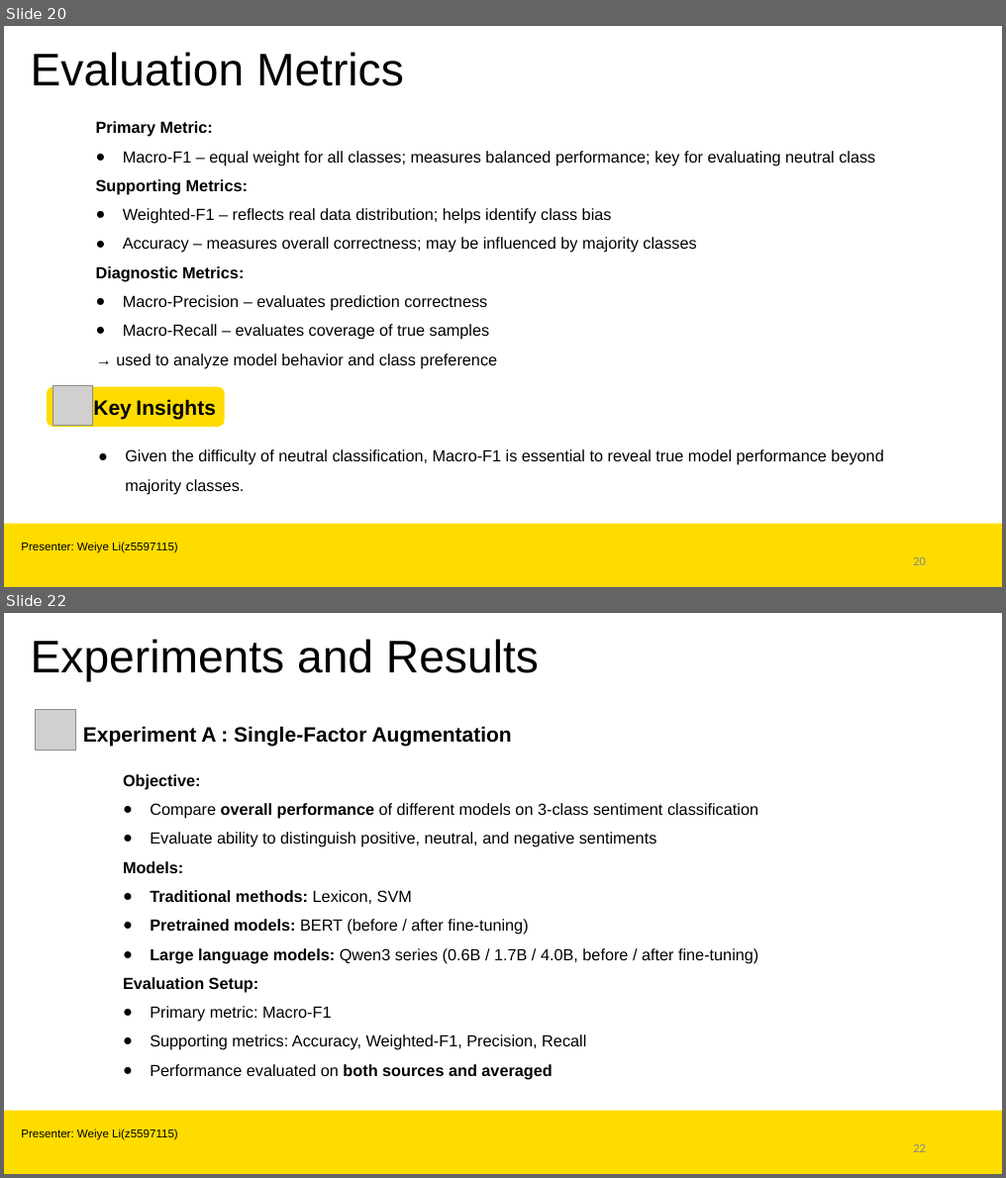
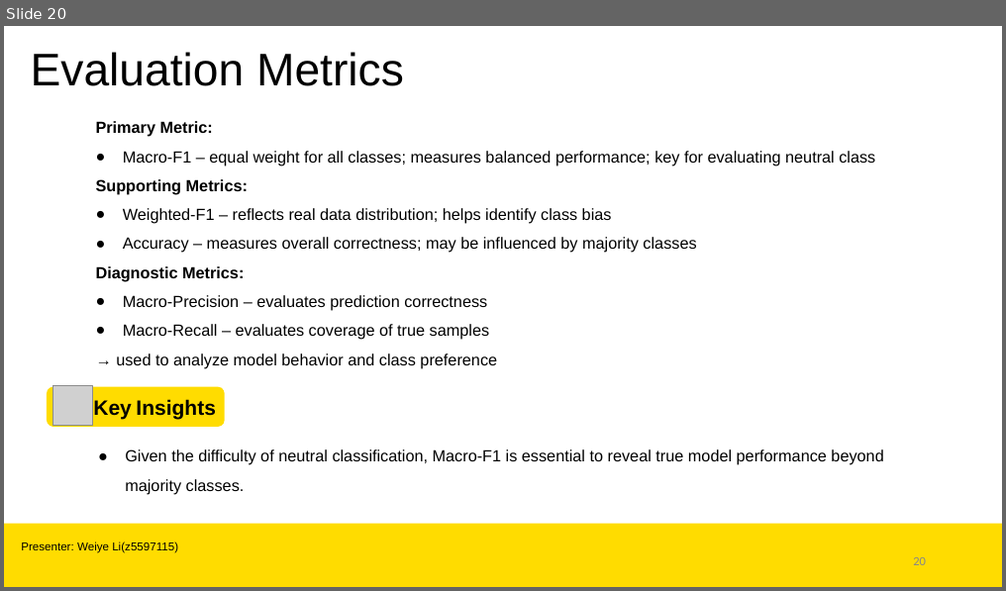
Before and after one commit to SenRanja/CloseClaw, a slide deck: presentation/CloseClowPresentation.pptx. Shown one above the other, each under a label of ours: slides 20 and 22 before the commit, slide 20 after it; the slides between them are not shown. The pictures are 1006x1178 and 1006x591 pixels, drawn with LibreOffice and Linux fonts; fonts in the diff are those of the drawing; grey boxes stand for pictures; background and template pictures are left out. Boxes give left, top, right and bottom in pixels: in the first picture for what was removed or moved away, otherwise in the second. Text is boxed around its words. In the diff, an @@ line names an element or a change of style, - is before the commit and + after.

```diff
--- a/presentation/CloseClowPresentation.pptx
+++ b/presentation/CloseClowPresentation.pptx
@@ slide 22 removed at <box>4,613,1002,1174</box>, background #FFFFFF; not listed: 1 template element that a slide beside it also shows @@
@@ title removed at <box>31,639,539,682</box> @@
-Experiments and Results
@@ picture removed at <box>36,710,76,750</box> @@
@@ text removed at <box>83,726,512,746</box> @@
-Experiment A : Single-Factor Augmentation
@@ text removed at <box>123,774,758,1079</box> @@
-Objective:
-● Compare overall performance of different models on 3-class sentiment classification
-● Evaluate ability to distinguish positive, neutral, and negative sentiments
-Models:
-● Traditional methods: Lexicon, SVM
-● Pretrained models: BERT (before / after fine-tuning)
-● Large language models: Qwen3 series (0.6B / 1.7B / 4.0B, before / after fine-tuning)
-Evaluation Setup:
-● Primary metric: Macro-F1
-● Supporting metrics: Accuracy, Weighted-F1, Precision, Recall
-● Performance evaluated on both sources and averaged
@@ text removed at <box>21,1129,178,1141</box> @@
-Presenter: Weiye Li(z5597115)
@@ page number removed at <box>913,1145,926,1153</box> @@
-22
```
Also in this commit, not shown: 5 slides changed, 1 slide added, 5 other slides removed, 2 other files.
